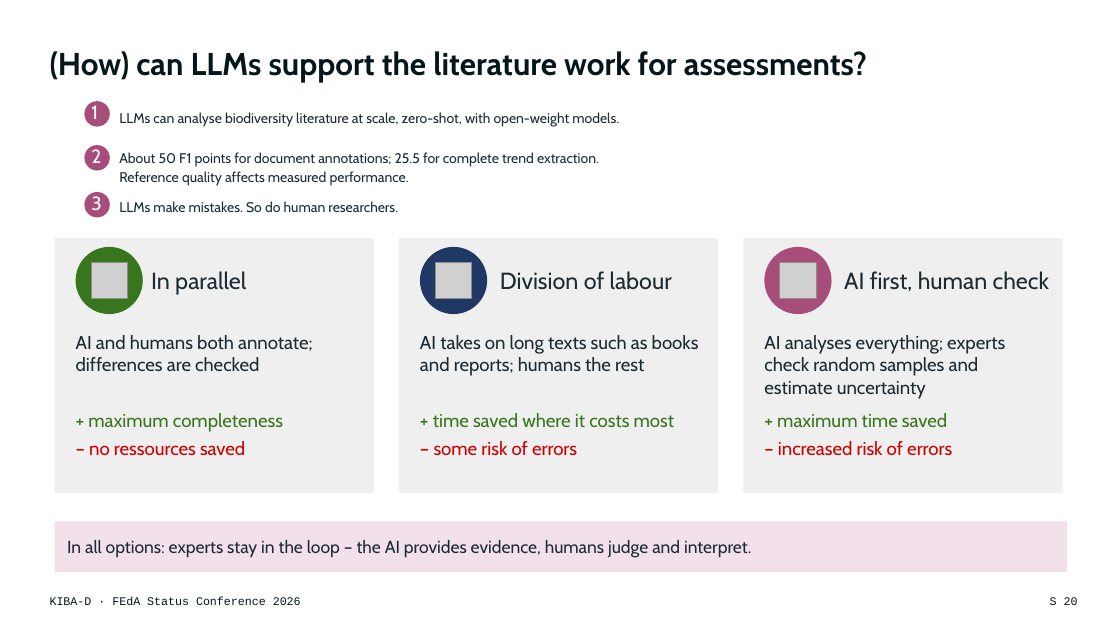
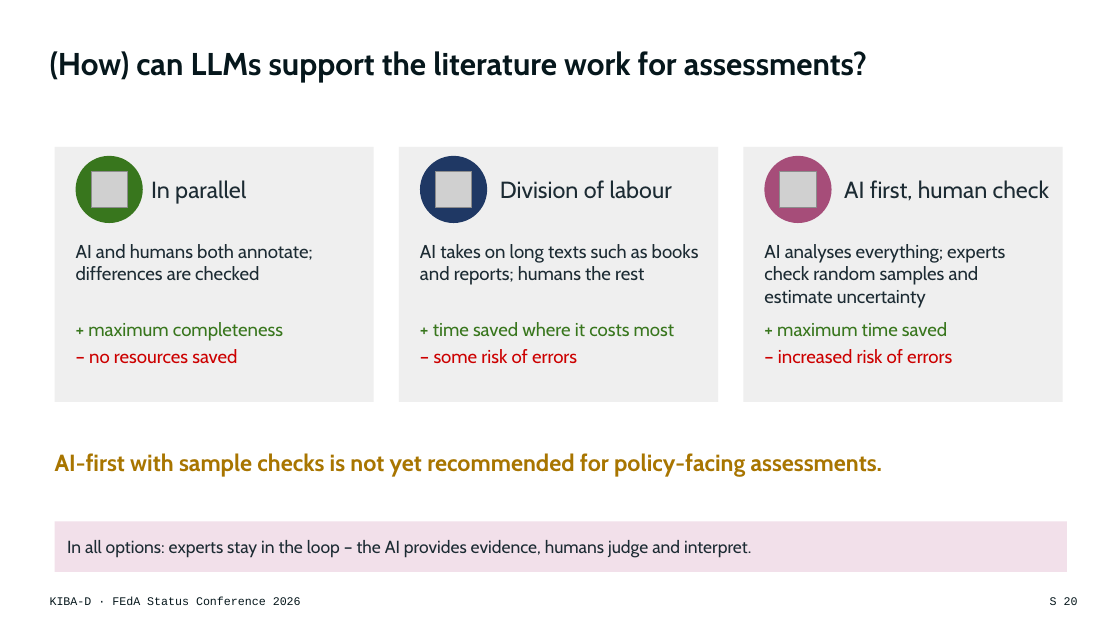
Before and after one commit to DFKI-NLP/kibad-llm, a slide deck: slide 20 of presentations/2026_feda_status_conference/KIBA-D_FEdA2026_Keynote.pptx. Drawn at 1120x630 pixels with LibreOffice and Linux fonts; fonts in the diff are those of the drawing; grey boxes stand for pictures. Boxes give left, top, right and bottom in pixels: in the first picture for what was removed or moved away, otherwise in the second. Text is boxed around its words. In the diff, an @@ line names an element or a change of style, - is before the commit and + after.

```diff
--- a/presentations/2026_feda_status_conference/KIBA-D_FEdA2026_Keynote.pptx
+++ b/presentations/2026_feda_status_conference/KIBA-D_FEdA2026_Keynote.pptx
@@ ellipse removed at bbox=[84, 101, 109, 126] @@
@@ text removed at bbox=[91, 105, 98, 119] @@
-1
@@ text removed at bbox=[119, 112, 619, 127] @@
-LLMs can analyse biodiversity literature at scale, zero-shot, with open-weight models.
@@ ellipse removed at bbox=[84, 145, 109, 171] @@
@@ text removed at bbox=[91, 149, 101, 163] @@
-2
@@ text removed at bbox=[119, 152, 599, 186] @@
-About 50 F1 points for document annotations; 25.5 for complete trend extraction.
-Reference quality affects measured performance.
@@ 9 texts, 3 pictures, 3 rectangles, 3 ellipses: place and size @@
-9 texts, 3 pictures, 3 rectangles, 3 ellipses at bbox=[55, 238, 1063, 492]
+9 texts, 3 pictures, 3 rectangles, 3 ellipses at bbox=[55, 147, 1063, 402]
@@ ellipse removed at bbox=[84, 192, 109, 218] @@
@@ text removed at bbox=[91, 196, 101, 210] @@
-3
@@ text removed at bbox=[119, 201, 398, 212] @@
-LLMs make mistakes. So do human researchers.
@@ text at bbox=[89, 349, 237, 363]: text changed @@
-– no ressources saved
+– no resources saved
@@ text added at bbox=[55, 453, 883, 477], 20 pt, text #A87500, bold @@
+AI-first with sample checks is not yet recommended for policy-facing assessments.
```
Also in this commit, not shown: 15 other slides changed, 1 other file.
